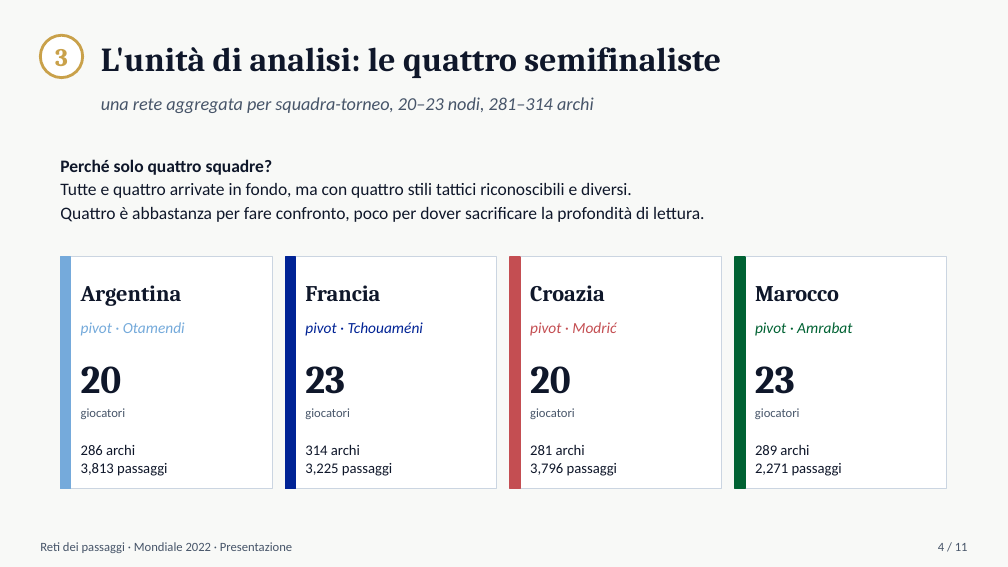
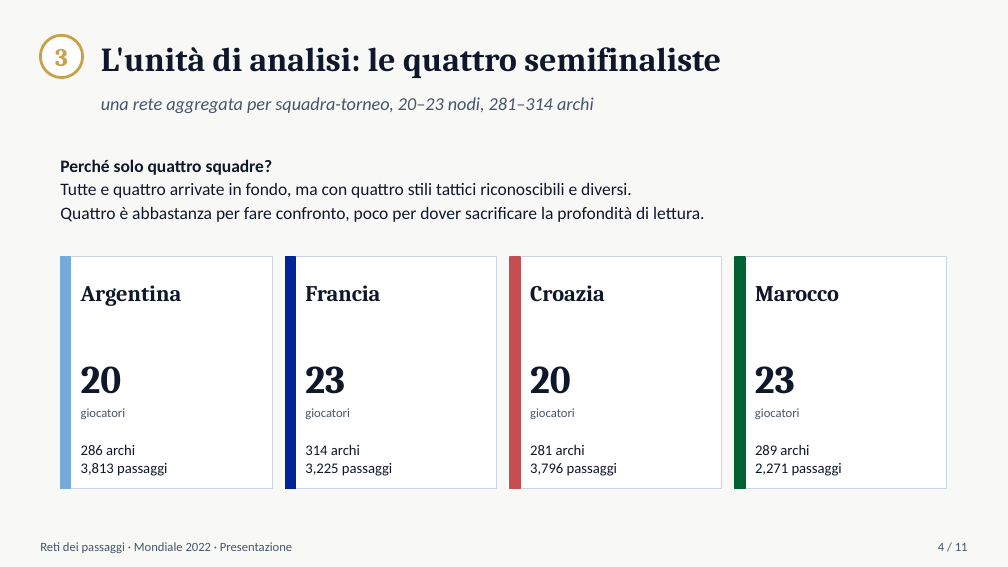
Before and after one commit to Francesco-Bongio/ProgettoAVRC, a slide deck: slide 4 of presentazioneAVRC.pptx. Drawn at 1008x567 pixels with LibreOffice and Linux fonts; fonts in the diff are those of the drawing. Boxes give left, top, right and bottom in pixels: in the first picture for what was removed or moved away, otherwise in the second. Text is boxed around its words. In the diff, an @@ line names an element or a change of style, - is before the commit and + after.

```diff
--- a/presentazioneAVRC.pptx
+++ b/presentazioneAVRC.pptx
@@ text removed at <box>81,322,185,336</box> @@
-pivot · Otamendi
@@ text removed at <box>305,322,423,336</box> @@
-pivot · Tchouaméni
@@ text removed at <box>530,322,616,336</box> @@
-pivot · Modrić
@@ text removed at <box>755,322,852,336</box> @@
-pivot · Amrabat
```
Also in this commit, not shown: 2 other slides changed, 1 slide added, 1 slide removed, 3 other files.
